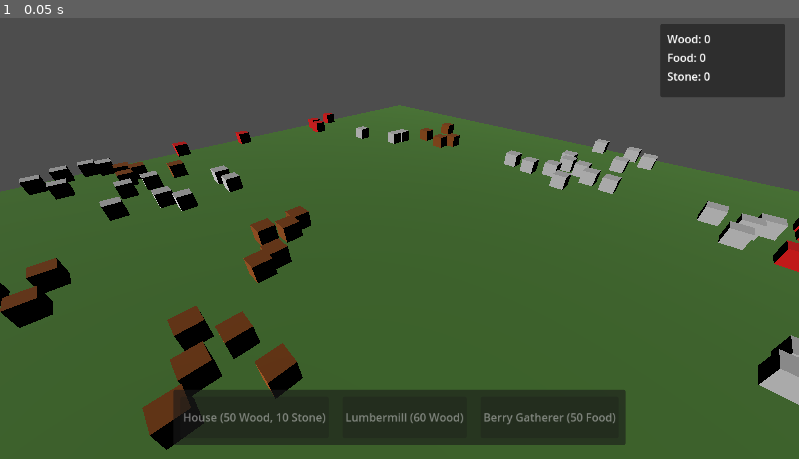
Above: before the commit, frame 1.
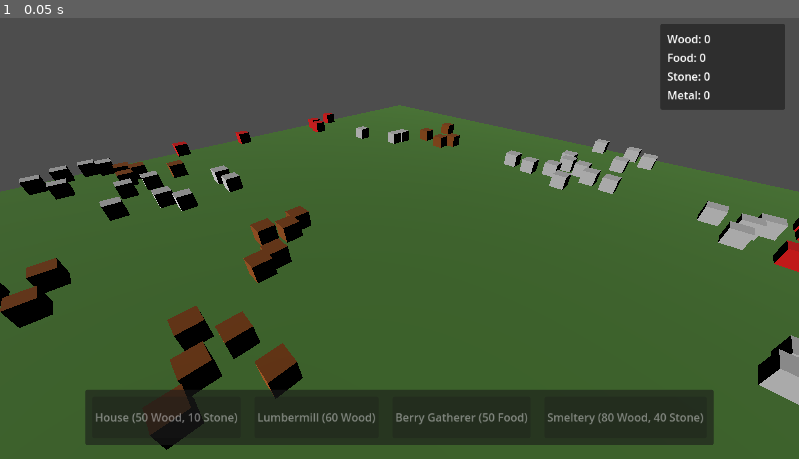
Above: after the commit, the same moment.

Repository: Catloff/Gaia-Galactica
Game: Godot game, scene res://scenes/Main.tscn
Same seed, same stepped clock (60 frames per second), same inputs: the game is played once before the commit and once after it.
Inputs:
- Up to frame 1 (0.05 s): no input

The runs differ from the first frame. In frame 1, 3.7% of the frame differs, in the area x 10-99%, y 16-97%.

Commit message:
Add new resource: Metal 🤘

Diff:
--- a/scenes/HUD.tscn
+++ b/scenes/HUD.tscn
@@ -48,6 +48,10 @@
 layout_mode = 2
 text = "Stone: 0"
 
+[node name="MetalLabel" type="Label" parent="ResourcePanel/MarginContainer/Resources"]
+layout_mode = 2
+text = "Metal: 0"
+
 [node name="BuildPanel" type="PanelContainer" parent="."]
 layout_mode = 1
 anchors_preset = 7
@@ -88,3 +92,8 @@
 custom_minimum_size = Vector2(120, 0)
 layout_mode = 2
 text = "Berry Gatherer (50 Food)"
+
+[node name="SmelteryButton" type="Button" parent="BuildPanel/MarginContainer/BuildButtons"]
+custom_minimum_size = Vector2(120, 0)
+layout_mode = 2
+text = "Smeltery (80 Wood, 40 Stone)"
--- /dev/null
+++ b/scenes/Smeltery.tscn
@@ -0,0 +1,20 @@
+[gd_scene load_steps=4 format=3]
+
+[ext_resource type="Script" path="res://scripts/Smeltery.gd" id="1_smeltery"]
+
+[sub_resource type="BoxMesh" id="BoxMesh_smeltery"]
+size = Vector3(2, 2, 2)
+
+[sub_resource type="BoxShape3D" id="BoxShape3D_smeltery"]
+size = Vector3(2, 2, 2)
+
+[node name="Smeltery" type="Node3D"]
+script = ExtResource("1_smeltery")
+
+[node name="MeshInstance3D" type="MeshInstance3D" parent="."]
+mesh = SubResource("BoxMesh_smeltery")
+
+[node name="StaticBody3D" type="StaticBody3D" parent="."]
+
+[node name="CollisionShape3D" type="CollisionShape3D" parent="StaticBody3D"]
+shape = SubResource("BoxShape3D_smeltery")
--- a/scripts/BuildingManager.gd
+++ b/scripts/BuildingManager.gd
@@ -3,6 +3,7 @@
 var house_scene = preload("res://scenes/House.tscn")
 var lumbermill_scene = preload("res://scenes/Lumbermill.tscn")
 var berry_gatherer_scene = preload("res://scenes/BerryGatherer.tscn")
+var smeltery_scene = preload("res://scenes/Smeltery.tscn")
 var preview_building: Node3D = null
 var can_place = false
 var current_building_type = "none"
@@ -79,6 +80,8 @@
 			new_building = lumbermill_scene.instantiate()
 		"berry_gatherer":
 			new_building = berry_gatherer_scene.instantiate()
+		"smeltery":
+			new_building = smeltery_scene.instantiate()
 
 	new_building.position = preview_building.position
 	get_parent().add_child(new_building)
@@ -103,6 +106,8 @@
 				preview_building = lumbermill_scene.instantiate()
 			"berry_gatherer":
 				preview_building = berry_gatherer_scene.instantiate()
+			"smeltery":
+				preview_building = smeltery_scene.instantiate()
 
 		if preview_building:
 			preview_building.visible = false
@@ -116,5 +121,7 @@
 			return lumbermill_scene.instantiate().get_cost()
 		"berry_gatherer":
 			return berry_gatherer_scene.instantiate().get_cost()
+		"smeltery":
+			return smeltery_scene.instantiate().get_cost()
 		_:
 			return {}
--- a/scripts/HUD.gd
+++ b/scripts/HUD.gd
@@ -3,9 +3,11 @@
 @onready var wood_label = $ResourcePanel/MarginContainer/Resources/WoodLabel
 @onready var food_label = $ResourcePanel/MarginContainer/Resources/FoodLabel
 @onready var stone_label = $ResourcePanel/MarginContainer/Resources/StoneLabel
+@onready var metal_label = $ResourcePanel/MarginContainer/Resources/MetalLabel
 @onready var house_button = $BuildPanel/MarginContainer/BuildButtons/HouseButton
 @onready var lumbermill_button = $BuildPanel/MarginContainer/BuildButtons/LumbermillButton
 @onready var berry_gatherer_button = $BuildPanel/MarginContainer/BuildButtons/BerryGathererButton
+@onready var smeltery_button = $BuildPanel/MarginContainer/BuildButtons/SmelteryButton
 
 signal building_selected(type: String)
 
@@ -13,13 +15,15 @@
 var inventory: Dictionary = {
 	"wood": 0,
 	"stone": 0,
-	"food": 0
+	"food": 0,
+	"metal": 0
 }
 
 func _ready():
 	house_button.pressed.connect(_on_house_button_pressed)
 	lumbermill_button.pressed.connect(_on_lumbermill_button_pressed)
 	berry_gatherer_button.pressed.connect(_on_berry_gatherer_button_pressed)
+	smeltery_button.pressed.connect(_on_smeltery_button_pressed)
 	update_button_states()
 
 func update_resources(new_inventory: Dictionary) -> void:
@@ -27,6 +31,7 @@
 	wood_label.text = "Wood: %d" % inventory["wood"]
 	food_label.text = "Food: %d" % inventory["food"]
 	stone_label.text = "Stone: %d" % inventory["stone"]
+	metal_label.text = "Metal: %d" % inventory["metal"]
 	update_button_states()
 
 func update_button_states():
@@ -42,10 +47,15 @@
 	var can_build_berry_gatherer = inventory["food"] >= 50
 	berry_gatherer_button.disabled = not can_build_berry_gatherer
 
+	# Smeltery: 80 Wood, 40 Stone
+	var can_build_smeltery = inventory["wood"] >= 80 and inventory["stone"] >= 40
+	smeltery_button.disabled = not can_build_smeltery
+
 	# If current building can't be built anymore, deselect it
 	if (current_building == "house" and not can_build_house) or \
 	   (current_building == "lumbermill" and not can_build_lumbermill) or \
-	   (current_building == "berry_gatherer" and not can_build_berry_gatherer):
+	   (current_building == "berry_gatherer" and not can_build_berry_gatherer) or \
+	   (current_building == "smeltery" and not can_build_smeltery):
 		current_building = ""
 		building_selected.emit("none")
 
@@ -53,6 +63,7 @@
 	house_button.modulate = Color(1, 1, 0) if current_building == "house" else Color(1, 1, 1)
 	lumbermill_button.modulate = Color(1, 1, 0) if current_building == "lumbermill" else Color(1, 1, 1)
 	berry_gatherer_button.modulate = Color(1, 1, 0) if current_building == "berry_gatherer" else Color(1, 1, 1)
+	smeltery_button.modulate = Color(1, 1, 0) if current_building == "smeltery" else Color(1, 1, 1)
 
 func _on_house_button_pressed():
 	if house_button.disabled:
@@ -89,3 +100,15 @@
 		current_building = "berry_gatherer"
 		building_selected.emit("berry_gatherer")
 	update_button_states()
+
+func _on_smeltery_button_pressed():
+	if smeltery_button.disabled:
+		return
+
+	if current_building == "smeltery":
+		current_building = ""
+		building_selected.emit("none")
+	else:
+		current_building = "smeltery"
+		building_selected.emit("smeltery")
+	update_button_states()
--- a/scripts/ResourceManager.gd
+++ b/scripts/ResourceManager.gd
@@ -3,7 +3,8 @@
 var inventory = {
 	"wood": 0,
 	"stone": 0,
-	"food": 0
+	"food": 0,
+	"metal": 0
 }
 
 @onready var hud = get_node("../HUD")
--- /dev/null
+++ b/scripts/Smeltery.gd
@@ -0,0 +1,45 @@
+extends Node3D
+
+const COST = {
+	"wood": 80,
+	"stone": 40
+}
+
+const PROCESS_TIME = 5.0  # Seconds to create one metal
+const WOOD_PER_METAL = 2
+const STONE_PER_METAL = 1
+
+@onready var resource_manager = get_node("/root/Main/ResourceManager")
+var process_timer = 0.0
+var is_active = false
+
+func _ready():
+	# Set building color
+	var material = StandardMaterial3D.new()
+	material.albedo_color = Color(0.6, 0.3, 0.3)  # Reddish brown for smeltery
+	$MeshInstance3D.material_override = material
+
+func _process(delta):
+	if not is_active:
+		return
+
+	process_timer += delta
+	if process_timer >= PROCESS_TIME:
+		process_timer = 0.0
+		try_produce_metal()
+
+func try_produce_metal():
+	var inventory = resource_manager.inventory
+	if inventory["wood"] >= WOOD_PER_METAL and inventory["stone"] >= STONE_PER_METAL:
+		# Consume resources
+		inventory["wood"] -= WOOD_PER_METAL
+		inventory["stone"] -= STONE_PER_METAL
+		# Produce metal
+		inventory["metal"] += 1
+		resource_manager.update_hud()
+
+func activate():
+	is_active = true
+
+static func get_cost() -> Dictionary:
+	return COST
Not shown, changed: Updates.md
